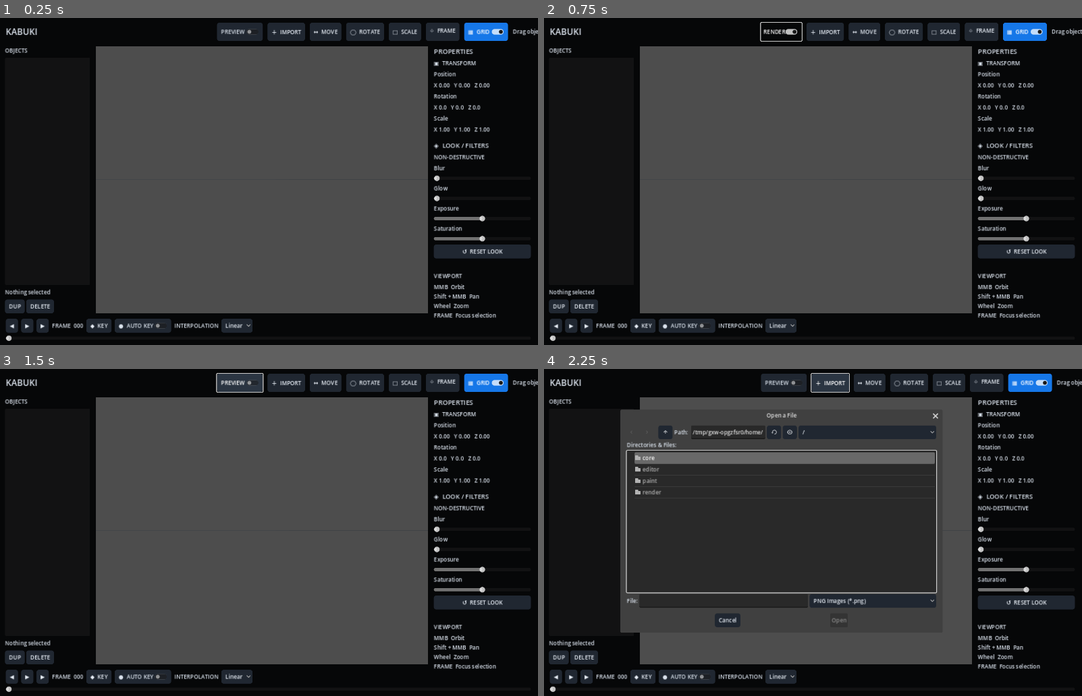
Above: before the commit, frames 1-4 (two rows, left to right).
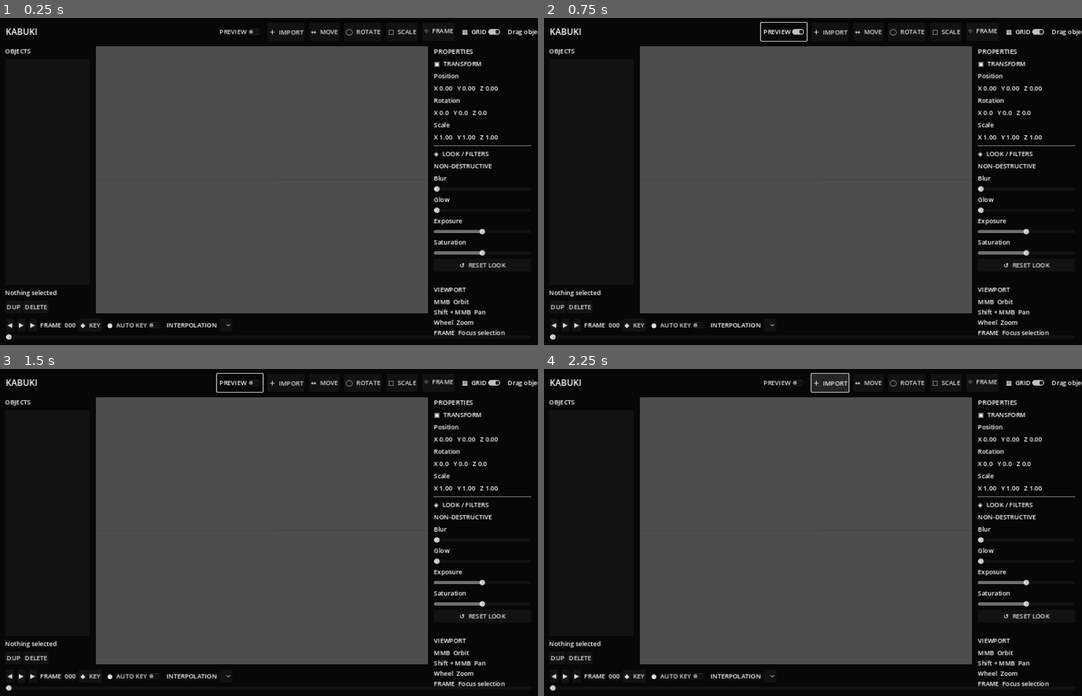
Above: after the commit, the same moments.

Repository: Onnevan/Kabuki
Game: Godot game, scene res://editor/main.tscn
The game is run twice, just before and just after one commit, with the same random seed, the same clock (stepped at 60 frames per second) and the same inputs.
Inputs:
- Up to frame 1 (0.25 s): no input
- Up to frame 2 (0.75 s): click "PREVIEW" at 0.5 s
- Up to frame 3 (1.5 s): click "RENDER" (after the commit: "PREVIEW") at 1.25 s
- Up to frame 4 (2.25 s): click "＋ IMPORT" at 2 s

The runs differ from the first frame. In frame 1, 8.0% of the frame differs, in the area x 0-100%, y 1-99%; in frame 2, 7.7%; in frame 3, 8.1%; in frame 4, 38%.
Error before the commit: Invalid call. Nonexistent function 'clear' in base 'TabBar'. (res://editor/main.gd:227)
Error after the commit: Parse Error: Identifier "KabukiTheme" not declared in the current scope. (res://editor/main.gd:33)

Commit message:
Make Kabuki theme explicitly preloadable

Diff:
--- a/editor/kabuki_theme.gd
+++ b/editor/kabuki_theme.gd
@@ -1,4 +1,3 @@
-class_name KabukiTheme
 extends RefCounted
 static func build() -> Theme:
 	var t:=Theme.new()
